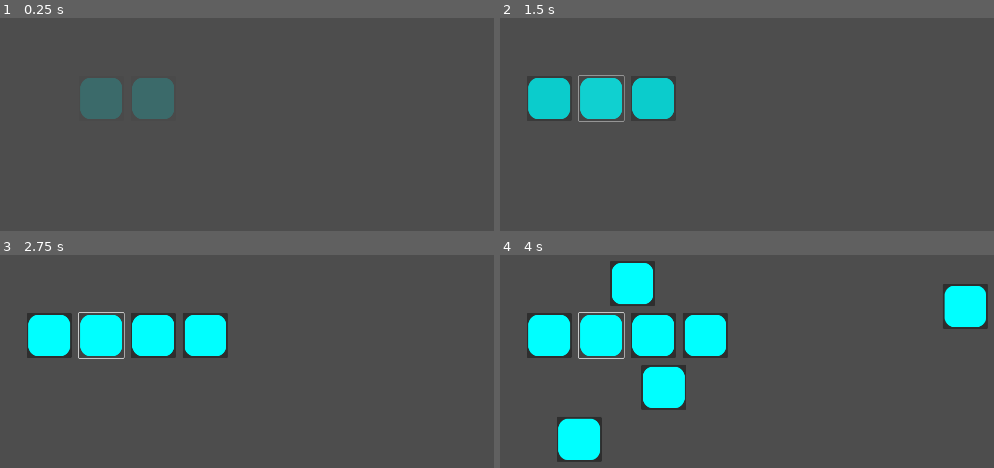
Above: before the commit, frames 1-4 (two rows, left to right).
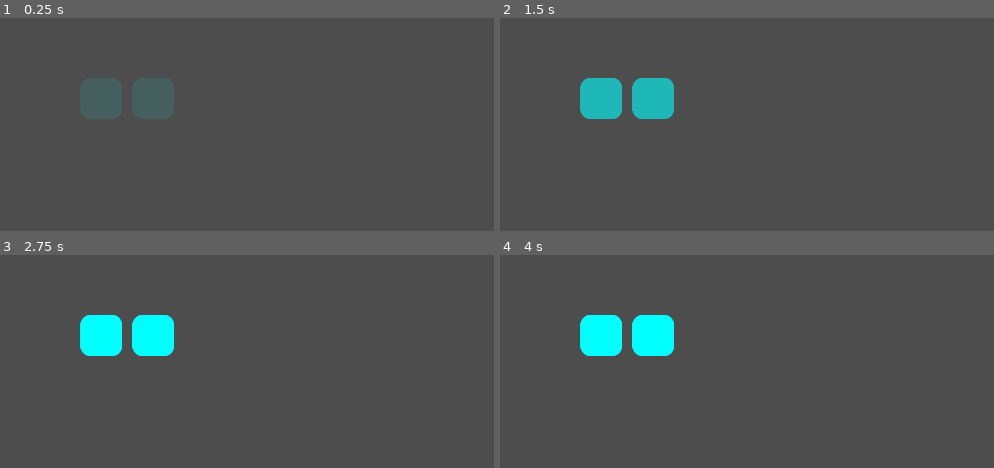
Above: after the commit, the same moments.

Repository: hedgemandan/2025-InfinityJam
Game: Godot game, scene res://Scenes/main_scene.tscn
Same seed, same stepped clock (60 frames per second), same inputs: the game is played once before the commit and once after it.
Inputs (mouse positions are in pixels of both pictures, inside the frame that each line leads up to):
- Up to frame 1 (0.25 s): no input
- Up to frame 2 (1.5 s): click (603, 98) at 0.52 s; click (603, 98) at 1.27 s
- Up to frame 3 (2.75 s): click (103, 335) at 2.02 s
- Up to frame 4 (4 s): tap Enter at 2.75 s; tap Space at 3.5 s

The runs differ from the first frame. In frame 2, 1.8% of the frame differs, in the area x 5-26%, y 26-49%; in frame 3, 4.4%; in frame 4, 12%, in the area x 5-99%, y 2-98%.

Commit message:
BasicGameplay75% Complete

Diff:
--- a/2_Project/RhythmQWERTY/Scenes/button.gd
+++ b/2_Project/RhythmQWERTY/Scenes/button.gd
@@ -9,6 +9,8 @@
 	var tween = create_tween()
 	tween.tween_property(self, "modulate:a", 1.0, 2.5)
 
+
+
 #
 #when q is pressed
 #button 46 activated
--- a/2_Project/RhythmQWERTY/Scenes/button.tscn
+++ b/2_Project/RhythmQWERTY/Scenes/button.tscn
@@ -1,11 +1,15 @@
-[gd_scene load_steps=4 format=3 uid="uid://bq7kgpf0ql76u"]
+[gd_scene load_steps=5 format=3 uid="uid://bq7kgpf0ql76u"]
 
 [ext_resource type="Script" uid="uid://dclswfcwv33jp" path="res://Scenes/button.gd" id="1_0kpiu"]
 [ext_resource type="Texture2D" uid="uid://b7kjhjb0kw7kd" path="res://Assets/Button_V01.png" id="1_1cmwl"]
+[ext_resource type="Texture2D" uid="uid://b6odm12fdaltl" path="res://Assets/Button_Hollow_V01.png" id="2_smycg"]
 
 [sub_resource type="SpriteFrames" id="SpriteFrames_0kpiu"]
 animations = [{
 "frames": [{
+"duration": 1.0,
+"texture": ExtResource("2_smycg")
+}, {
 "duration": 1.0,
 "texture": ExtResource("1_1cmwl")
 }],
@@ -17,18 +21,7 @@
 [node name="Button" type="Node2D"]
 script = ExtResource("1_0kpiu")
 
-[node name="Sprite2D" type="AnimatedSprite2D" parent="."]
+[node name="AnimatedSprite2D" type="AnimatedSprite2D" parent="."]
 sprite_frames = SubResource("SpriteFrames_0kpiu")
-frame_progress = 0.414163
-
-[node name="Button" type="Button" parent="Sprite2D"]
-anchors_preset = 15
-anchor_right = 1.0
-anchor_bottom = 1.0
-offset_left = -50.0
-offset_top = -50.0
-offset_right = -50.0
-offset_bottom = -50.0
-grow_horizontal = 2
-grow_vertical = 2
-icon = ExtResource("1_1cmwl")
+frame = 1
+frame_progress = 0.989345
--- a/2_Project/RhythmQWERTY/Scripts/global.gd
+++ b/2_Project/RhythmQWERTY/Scripts/global.gd
@@ -1,3 +1,4 @@
 extends Node
 
 var gamestep = 0
+var numberoffbuttonsvisible = 0
--- a/2_Project/RhythmQWERTY/Scripts/main_scene.gd
+++ b/2_Project/RhythmQWERTY/Scripts/main_scene.gd
@@ -3,9 +3,11 @@
 var popup_menu = preload("res://Scenes/PopupMenu.tscn")
 var popup_instance = null
 var button = preload("res://Scenes/button.tscn")
+#var unpacked_instance = button.instantiate()
 var button_instance = null
 @onready var marker = $Marker2D
 @onready var button_array = [$Button3, $Button4, $Button5, $Button6, $Button7, $Button8, $Button9, $Button10, $Button11 …(419 unchanged characters)…
+var bufferOGcolour
 
 var buttons_data = {
 	"Button":		{"Letter":"H","Row":3,"Column":7},#
@@ -59,16 +61,16 @@
 	"Button49":		{"Letter":"Enter","Row":2,"Column":14}}
 
 
-
 func _ready():
 	start_timer()
-
-
+	start_timer2()
 
 ## Popup Menu Function
 func _input(event):
 	if event is InputEventKey and event.is_pressed() and event.keycode == KEY_ESCAPE:
 		toggle_popup()
+
+
 
 ## Key press detection event
 	if event is InputEventKey and event.is_pressed():
@@ -77,17 +79,18 @@
 		print("This is the button you pressed:", key_pressed)
 
 func check_buttons(key_pressed):
-
 	for button_name in buttons_data.keys():
 		if buttons_data[button_name]["Letter"] == key_pressed:
 			var button_node = get_node(button_name)
-			if button_node:
-				button_node.visible = !button_node.visible
+			if button_node.visible:
+				button_node.scale = Vector2(1, 1)
+				button_node.modulate = bufferOGcolour
+			else:
+				pass
 
 
 
-
-## Popup Menu function
+## Popup Menu function Pt. 2
 func toggle_popup():
 	if popup_instance:
 		popup_instance.queue_free()
@@ -98,20 +101,34 @@
 		popup_instance.global_position = get_viewport_rect().size / 2 - popup_instance.size / 2
 
 
+
 ## timer for adding new buttons every 5 seconds and incrementing the gamestate by 1
 func start_timer():
 	var timer = Timer.new()
-	timer.wait_time = 1
+	timer.wait_time = 5
 	timer.one_shot = false
 	timer.connect("timeout", Callable(self, "_on_timer_timeout"))
 	add_child(timer)
 	timer.start()
 
 func _on_timer_timeout():
-	#button_instance = button.instantiate()
-	#add_child(button_instance)
-	#button_instance.global_position = marker.global_position
 	button_array[global.gamestep].show()
+	global.numberoffbuttonsvisible += 1
 	if global.gamestep >= 46:
 		pass
 	else: global.gamestep += 1
+
+
+func start_timer2():
+	var timer = Timer.new()
+	timer.wait_time = 2
+	timer.one_shot = false
+	timer.connect("timeout", Callable(self, "_on_timer_timeout2"))
+	add_child(timer)
+	timer.start()
+
+func _on_timer_timeout2():
+	var random_node = button_array[randi_range(0, global.numberoffbuttonsvisible -1)]
+	random_node.scale = Vector2(1.1, 1.1)
+	bufferOGcolour = random_node.modulate
+	random_node.modulate = Color(1,1,0,1)
Binary file added: 2_Project/RhythmQWERTY/Assets/Button_Hollow_V01.png
Not shown, added: 2_Project/RhythmQWERTY/Assets/Button_Hollow_V01.png.import
Not shown, added: 1_Planning/Tasks and Names.txt
